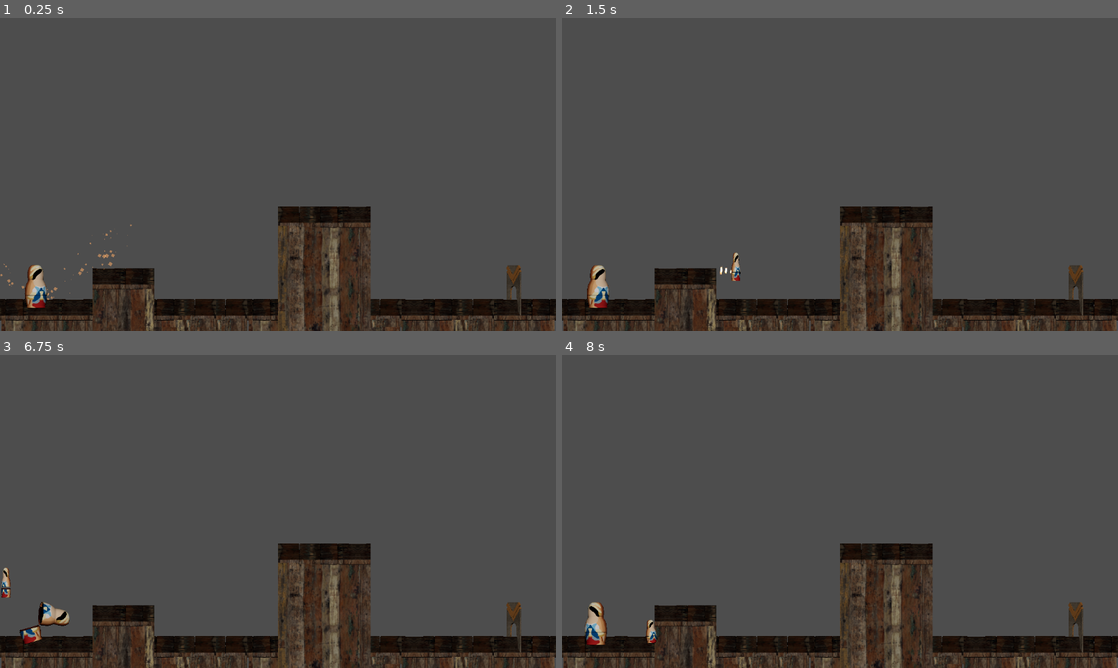
Above: before the commit, frames 1-4 (two rows, left to right).
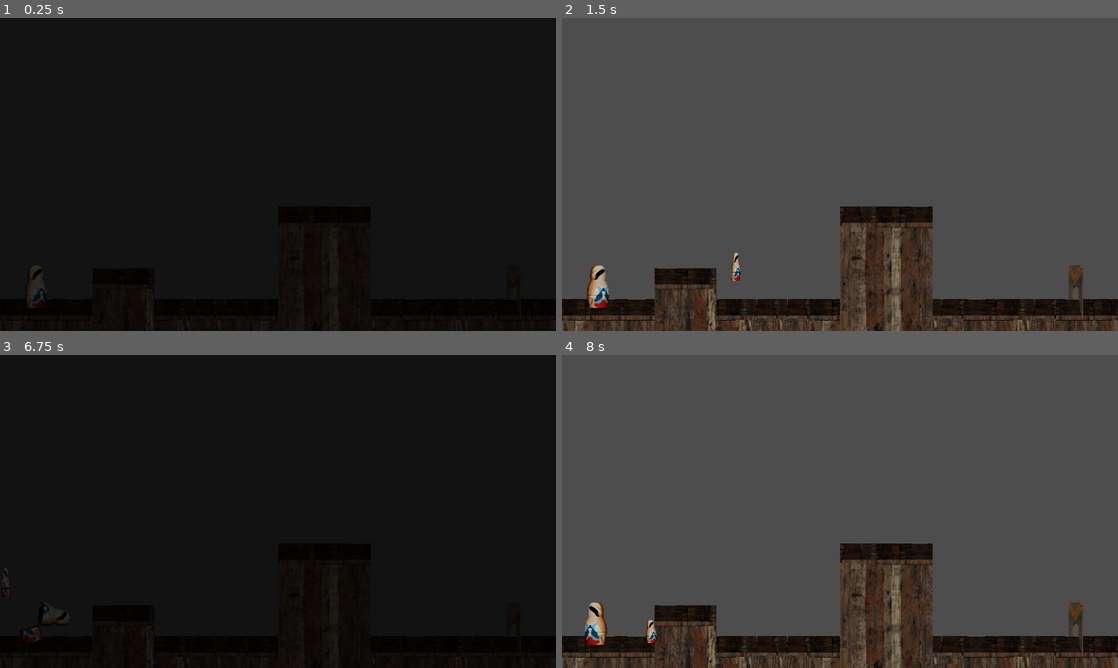
Above: after the commit, the same moments.

Repository: SethHDavis99/GMTK2024
Game: Godot game, scene res://levels/Level1.tscn
Same seed, same stepped clock (60 frames per second), same inputs: the game is played once before the commit and once after it.
Inputs (mouse positions are in pixels of both pictures, inside the frame that each line leads up to):
- Up to frame 1 (0.25 s): no input
- Up to frame 2 (1.5 s): move the mouse to (600, 287) at 0.52 s; hold Space (pop) 0.53-1.28 s; hold D (move_right) from 0.53 s (still down); tap W (jump) at 0.77 s; move the mouse to (701, 252) at 1.27 s; click (701, 252) at 1.35 s
- Up to frame 3 (6.75 s): tap W (jump) at 1.52, 3.02, 3.77, 4.52, 6.02 s; tap Space (pop) at 1.55, 2.85, 3.8, 4.35, 6.05 s; move the mouse to (333, 442) at 2.02 s; release D (move_right) at 2.03 s; hold A (move_left) 2.03-2.78 s; hold Space (pop) 2.03-2.78 s; move the mouse to (250, 574) at 2.77 s; hold D (move_right) 2.78-4.28 s; move the mouse to (444, 558) at 3.52 s; press the mouse at (444, 558) at 3.53 s; move the mouse to (111, 464) at 4.27 s; release the mouse at (111, 464) at 4.28 s; hold A (move_left) 4.28-5.03 s; tap Enter at 5 s; move the mouse to (305, 511) at 5.02 s; hold D (move_right) 5.03-5.78 s; hold Space (pop) 5.03-5.78 s; move the mouse to (194, 433) at 5.77 s; hold A (move_left) from 5.78 s (still down); click (194, 433) at 5.85 s; tap R (reset) at 6.5 s; move the mouse to (400, 495) at 6.52 s; hold Space (pop) from 6.53 s (still down)
- Up to frame 4 (8 s): tap W (jump) at 6.77, 7.52 s; move the mouse to (567, 580) at 7.27 s; release A (move_left) at 7.28 s; release Space (pop) at 7.28 s; hold D (move_right) from 7.28 s (still down); tap Space (pop) at 7.35 s

The runs differ from the first frame. In frame 1, 96% of the frame differs, in the area x 0-100%, y 0-100%; in frame 2, less than 0.1%; in frame 3, 96%; in frame 4, less than 0.1%.

Commit message:
misc bug fixes

Diff:
--- a/levels/Level2.tscn
+++ b/levels/Level2.tscn
@@ -17,7 +17,7 @@
 
 [node name="ExitDoor" parent="." instance=ExtResource("5_kx024")]
 position = Vector2(1064, 608)
-required_size = 2
+required_size = 2.0
 next_level = ExtResource("4_jovba")
 
 [node name="Button" parent="." instance=ExtResource("4_ftj3q")]
--- a/levels/Level7.tscn
+++ b/levels/Level7.tscn
@@ -14,5 +14,3 @@
 
 [node name="Door" parent="." instance=ExtResource("3_vdea0")]
 position = Vector2(1064, 608)
-required_size = 2
-next_level = "res://main.tscn"
--- a/objects/exit_door.tscn
+++ b/objects/exit_door.tscn
@@ -70,6 +70,7 @@
 script = ExtResource("1_ywdgb")
 
 [node name="FinishLevel" type="Node2D" parent="."]
+visible = false
 
 [node name="GPUParticles2D" type="GPUParticles2D" parent="FinishLevel"]
 material = SubResource("CanvasItemMaterial_krqt2")
@@ -118,6 +119,7 @@
 anchor_bottom = 1.0
 grow_horizontal = 2
 grow_vertical = 2
+mouse_filter = 2
 color = Color(0, 0, 0, 1)
 
 [connection signal="body_entered" from="." to="." method="_on_body_entered"]
--- a/objects/player.tscn
+++ b/objects/player.tscn
@@ -50,6 +50,8 @@
 gravity = Vector3(0, -5, 0)
 linear_accel_min = -48.38
 linear_accel_max = -2.23517e-06
+radial_accel_min = -68.61
+radial_accel_max = 100.0
 tangential_accel_min = -22.94
 tangential_accel_max = 17.53
 damping_max = 5.227
--- a/scripts/exit_door.gd
+++ b/scripts/exit_door.gd
@@ -7,6 +7,7 @@
 
 # Called when the node enters the scene tree for the first time.
 func _ready() -> void:
+	$CanvasLayer.visible = true
 	scale = Vector2(required_size / MAX_SIZE, required_size / MAX_SIZE)
 	var tween = get_tree().create_tween()
 	tween.tween_property($CanvasLayer/ColorRect,"modulate",Color(1,1,1,0),1)
--- a/scripts/player.gd
+++ b/scripts/player.gd
@@ -33,8 +33,9 @@
 	elif velocity.y == 0:
 		if not landed:
 			footstep = Global.play_sound(preload("res://audio/GMTK2024_FootStep_02.ogg"),global_position,[0.8,1.2])
-			$FallingVFX/GPUParticles2D.emitting = true
-			$FallingVFX/GPUParticles2D2.emitting = true
+			#$FallingVFX/GPUParticles2D.emitting = true
+			#$FallingVFX/GPUParticles2D2.emitting = true
+			$AnimatedSprite2D.play("IDLE")
 		coyote_finished = false
 		$CoyoteTime.stop()
 		landed = true
@@ -61,8 +62,8 @@
 	for i in get_slide_collision_count():
 		var collision = get_slide_collision(i)
 		if collision:
-			if collision.get_collider() is Player and collision.get_collider().size < size:
-				collision.get_collider().queue_free()
+			#if collision.get_collider() is Player and collision.get_collider().size < size:
+				#collision.get_collider().queue_free()
 			if collision.get_collider().get_parent() is PullyPlatform:
 				recent_pully = collision.get_collider().get_parent()
 	if !recent_pully and nearby_pully:
Not shown, changed: export/GMTK2024.pck
Not shown, changed: export/GMTK2024.zip
